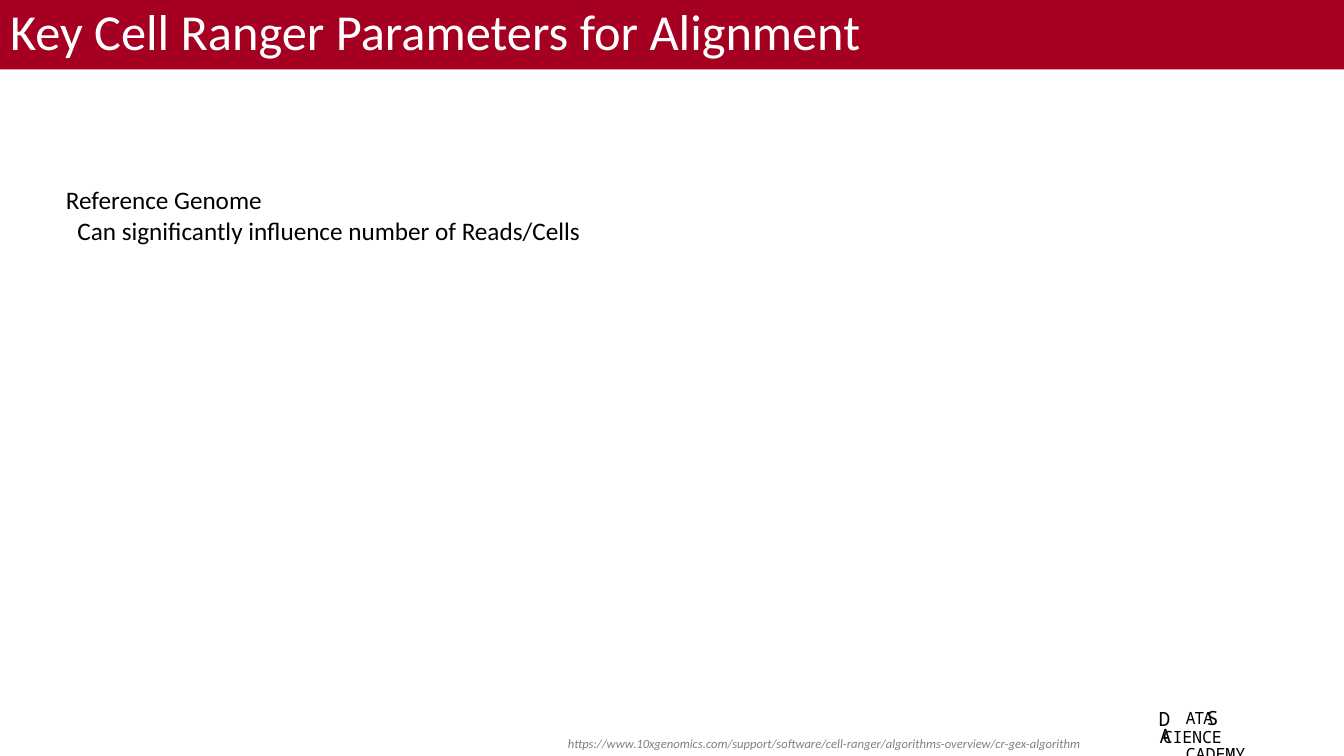
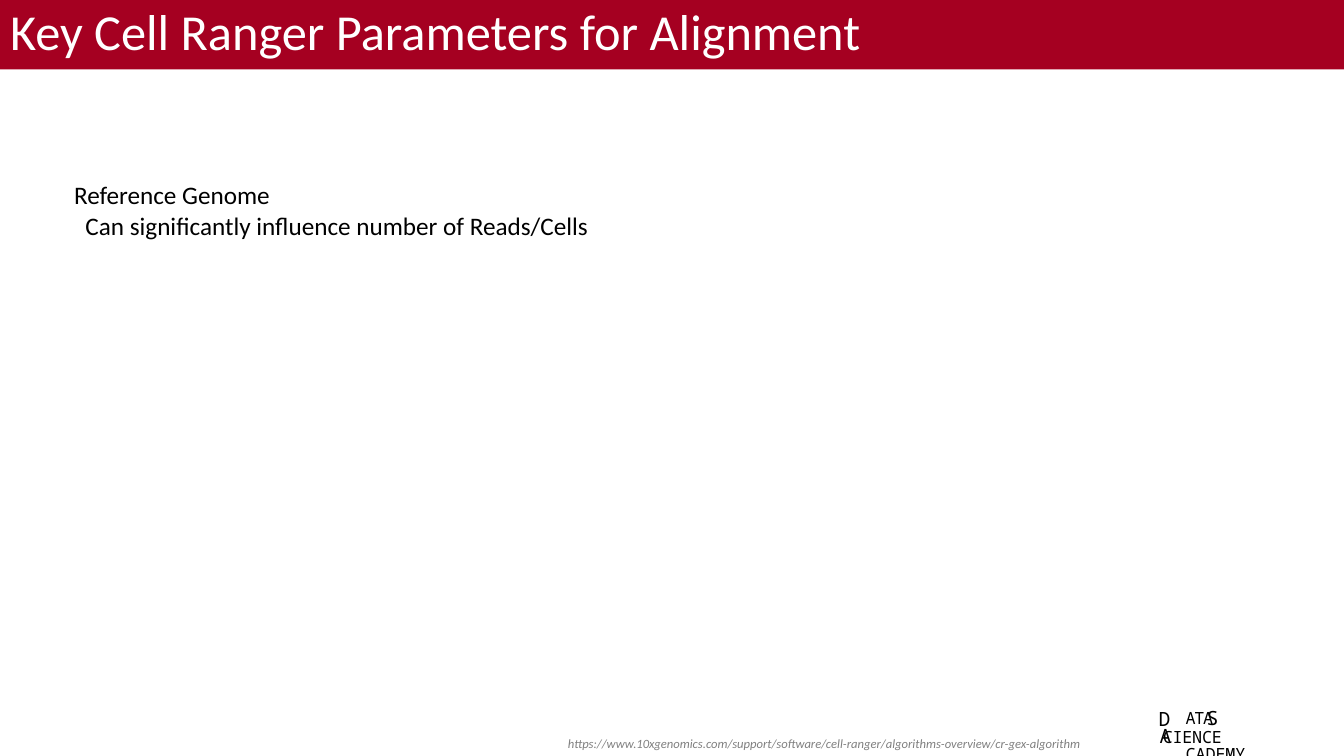
Before and after one commit to bacorli2/scrna_workshop, a slide deck: slide 11 of M2_CellRanger_Alignment/M2_CellRanger.pptx (slide 10 before the commit). Drawn at 1344x756 pixels with LibreOffice and Linux fonts; fonts in the diff are those of the drawing; background and template pictures are left out. Boxes give left, top, right and bottom in pixels: in the first picture for what was removed or moved away, otherwise in the second. Text is boxed around its words. In the diff, an @@ line names an element or a change of style, - is before the commit and + after.

```diff
--- a/M2_CellRanger_Alignment/M2_CellRanger.pptx
+++ b/M2_CellRanger_Alignment/M2_CellRanger.pptx
@@ text "Reference Genome": place and size @@
-text "Reference Genome" at bbox=[66, 191, 580, 245]
+text "Reference Genome" at bbox=[74, 186, 588, 240]
```
Also in this commit, not shown: 7 other slides changed, 3 slides added, 1 slide removed, 5 other files.
